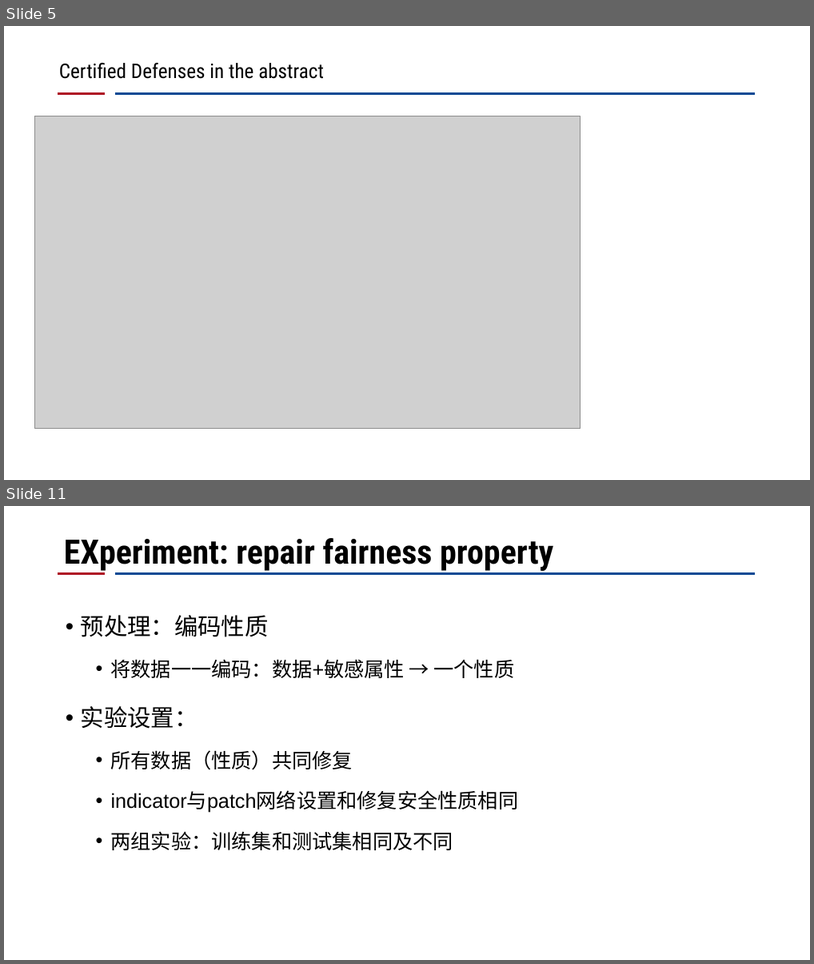
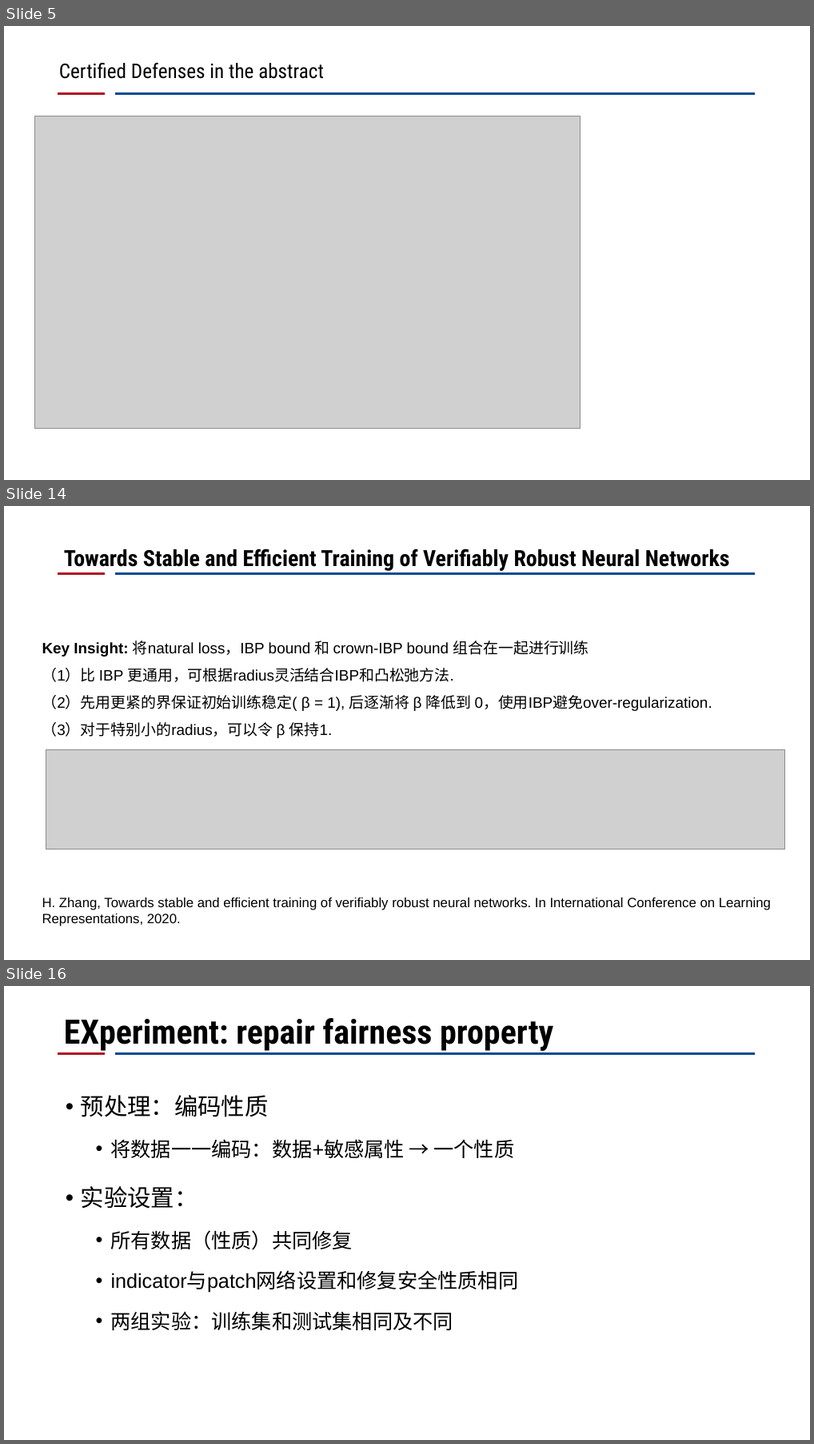
Before and after one commit to CRhapsody/Presentation_Slides, a slide deck: certified defense.pptx. Shown one above the other, each under a label of ours: slides 5 and 11 before the commit, slides 5, 14 and 16 after it; the slides between them are not shown. The pictures are 814x964 and 814x1444 pixels, drawn with LibreOffice and Linux fonts; fonts in the diff are those of the drawing; grey boxes stand for pictures; background and template pictures are left out. Boxes give left, top, right and bottom in pixels: in the first picture for what was removed or moved away, otherwise in the second. Text is boxed around its words. In the diff, an @@ line names an element or a change of style, - is before the commit and + after.

Commit message:
'modified_certified_training'

```diff
--- a/certified defense.pptx
+++ b/certified defense.pptx
@@ slide 14 added at [4, 506, 810, 960], background #FFFFFF; not listed: 2 template elements that a slide beside it also shows @@
@@ title added at [64, 548, 730, 571], 26.6 pt, text #000000, bold @@
+Towards Stable and Efficient Training of Verifiably Robust Neural Networks
@@ text added at [42, 640, 713, 738], 18 pt, text #000000 @@
+Key Insight: 将natural loss，IBP bound 和 crown-IBP bound 组合在一起进行训练
+（1）比 IBP 更通用，可根据radius灵活结合IBP和凸松弛方法.
+（2）先用更紧的界保证初始训练稳定( β = 1), 后逐渐将 β 降低到 0，使用IBP避免over-regularization.
+（3）对于特别小的radius，可以令 β 保持1.
@@ picture added at [46, 749, 786, 849] @@
@@ text added at [42, 897, 771, 926], 16 pt, text #000000 @@
+H. Zhang, Towards stable and efficient training of verifiably robust neural networks. In International Conference on Learning Representations, 2020.
@@ what was slide 11 is now slide 16 @@
```
Also in this commit, not shown: 4 slides changed, 7 other slides added, 3 slides removed.
